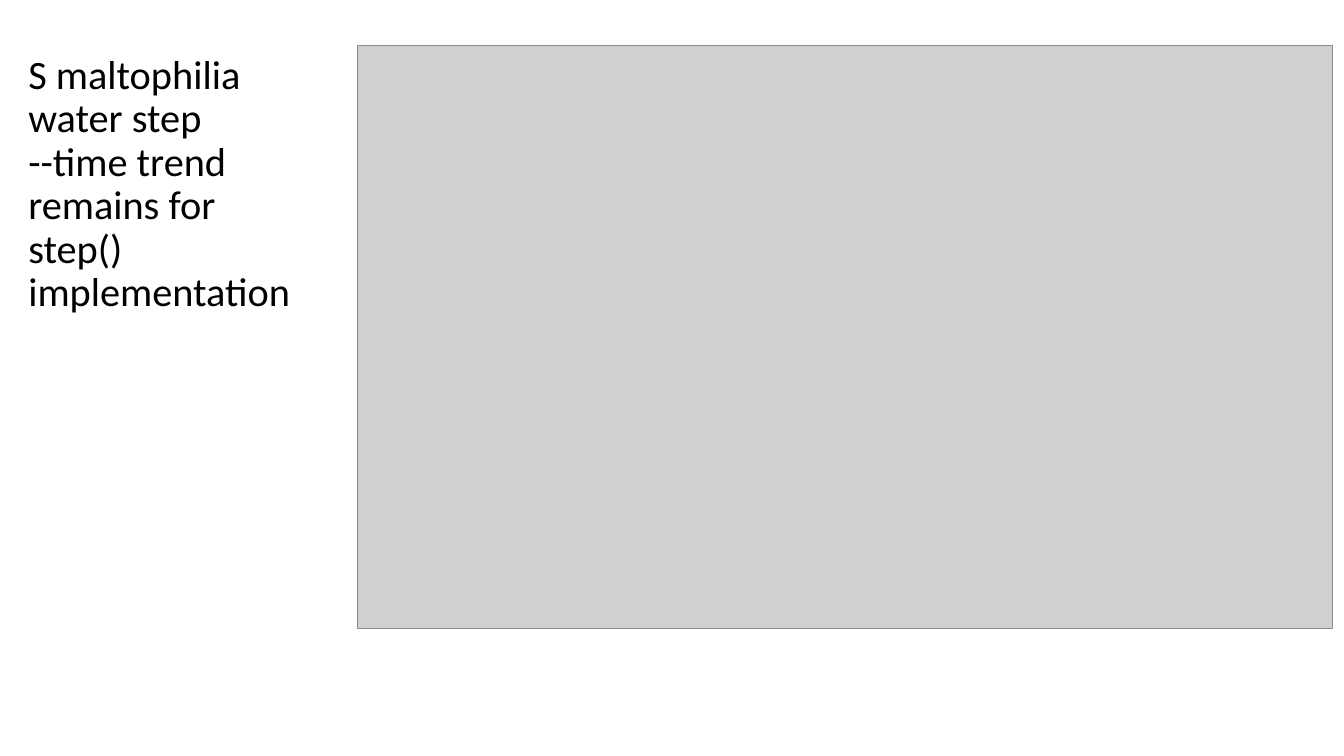
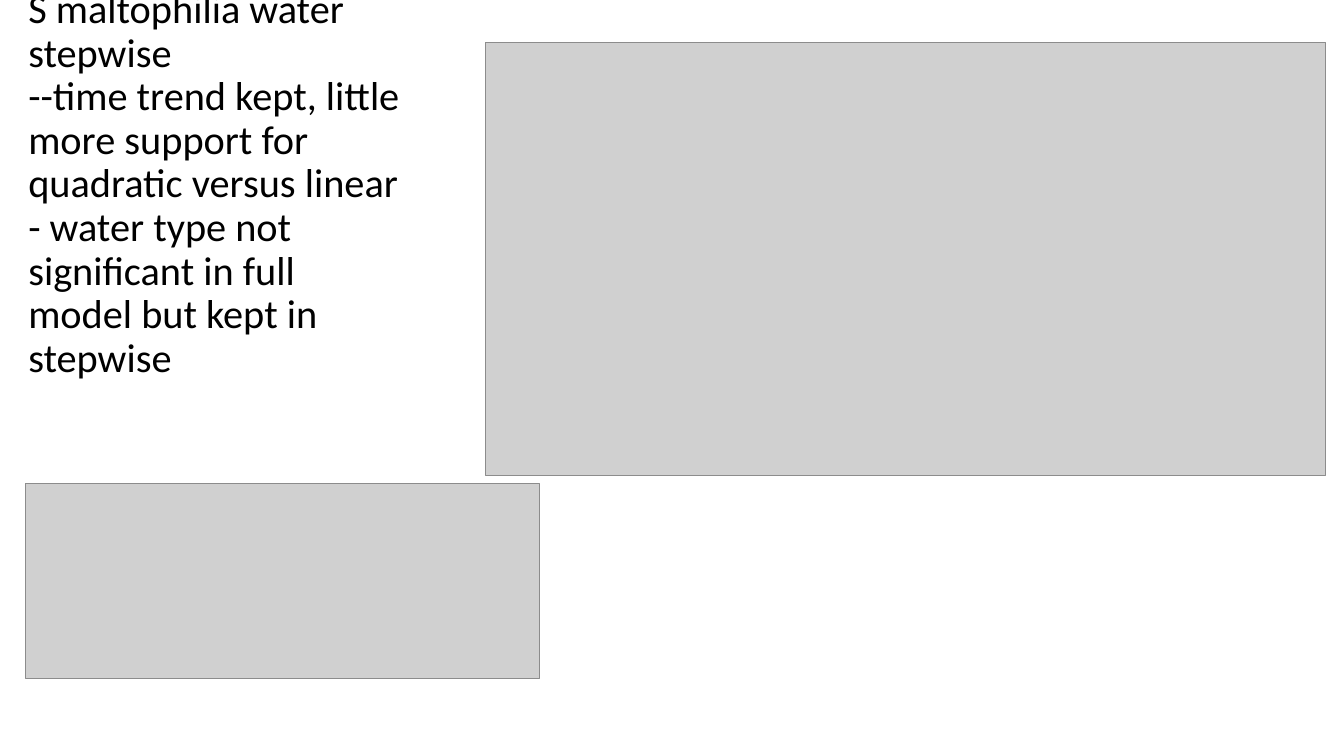
Before and after one commit to microbial-genomics/eytcheson_microplastics, a slide deck: slide 20 of pptx/glm_microplastics_water_v3.pptx (slide 19 before the commit). Drawn at 1344x756 pixels with LibreOffice and Linux fonts; fonts in the diff are those of the drawing; grey boxes stand for pictures. Boxes give left, top, right and bottom in pixels: in the first picture for what was removed or moved away, otherwise in the second. Text is boxed around its words. In the diff, an @@ line names an element or a change of style, - is before the commit and + after.

```diff
--- a/pptx/glm_microplastics_water_v3.pptx
+++ b/pptx/glm_microplastics_water_v3.pptx
@@ title at [28,0,399,379]: text changed @@
-S maltophilia water step
---time trend remains for step() implementation
+S maltophilia water stepwise
+--time trend kept, little more support for quadratic versus linear
+- water type not significant in full model but kept in stepwise
@@ picture: place and size @@
-picture at [358,45,1333,628]
+picture at [486,42,1326,476]
@@ picture added at [25,483,538,679] @@
```
Also in this commit, not shown: 26 other slides changed, 2 slides added, 8 other files.
